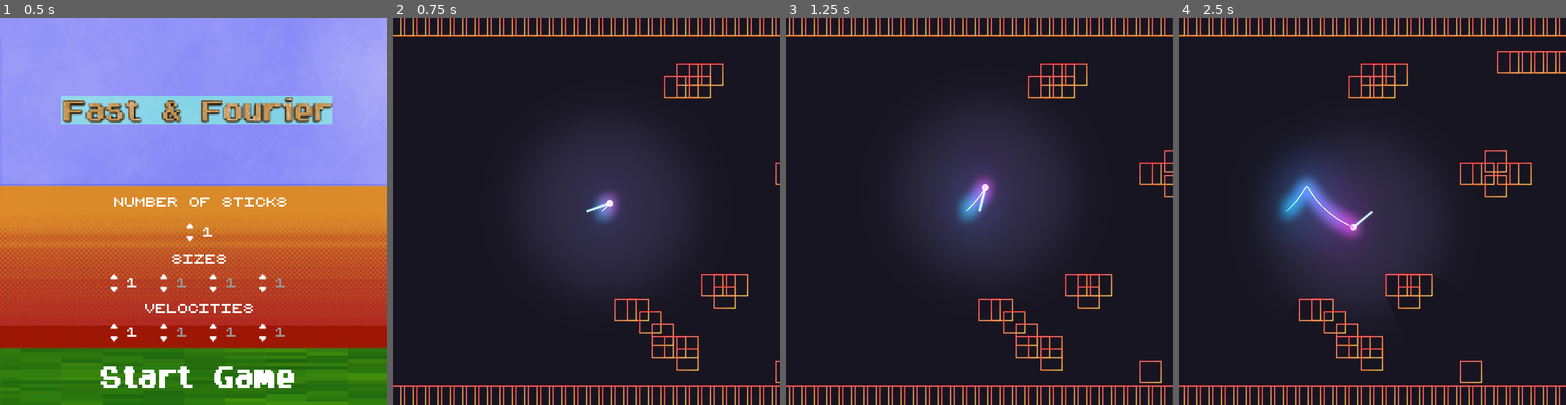
Above: before the commit, frames 1-4 (left to right).
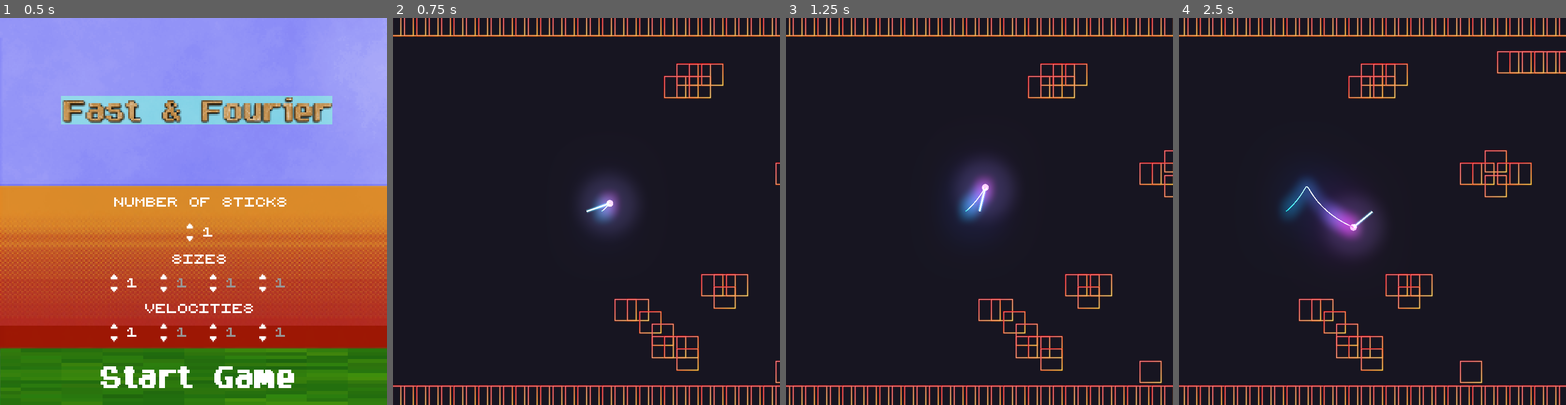
Above: after the commit, the same moments.

Repository: fyodordev/fourier-game
Game: Godot game, scene res://scenes/start_screen/titlescreen.tscn
The game is run twice, just before and just after one commit, with the same random seed, the same clock (stepped at 60 frames per second) and the same inputs. The engine's default icon, where the game draws it, is replaced by a stand-in: a white triangle on a blue panel in a dark square.
Inputs (mouse positions are in pixels of both pictures, inside the frame that each line leads up to):
- Up to frame 1 (0.5 s): no input
- Up to frame 2 (0.75 s): click (590, 377) at 0.5 s
- Up to frame 3 (1.25 s): no input
- Up to frame 4 (2.5 s): no input

Frame 1 is identical in both runs. In frame 2, 7.8% of the frame differs, in the area x 36-74%, y 31-74%; in frame 3, 8.0%; in frame 4, 9.9%, in the area x 22-66%, y 33-80%.

Commit message:
Reduced Lamp Size

Diff:
--- a/scenes/stick/BaseStick.tscn
+++ b/scenes/stick/BaseStick.tscn
@@ -69,9 +69,8 @@
 
 [node name="Light2D" type="Light2D" parent="Junction"]
 texture = ExtResource( 5 )
-texture_scale = 15.0
+texture_scale = 5.0
 shadow_enabled = true
 
 [node name="Explosion" parent="Junction" instance=ExtResource( 6 )]
 position = Vector2( -0.548027, 0.206825 )
-scale = Vector2( 1, 1 )
